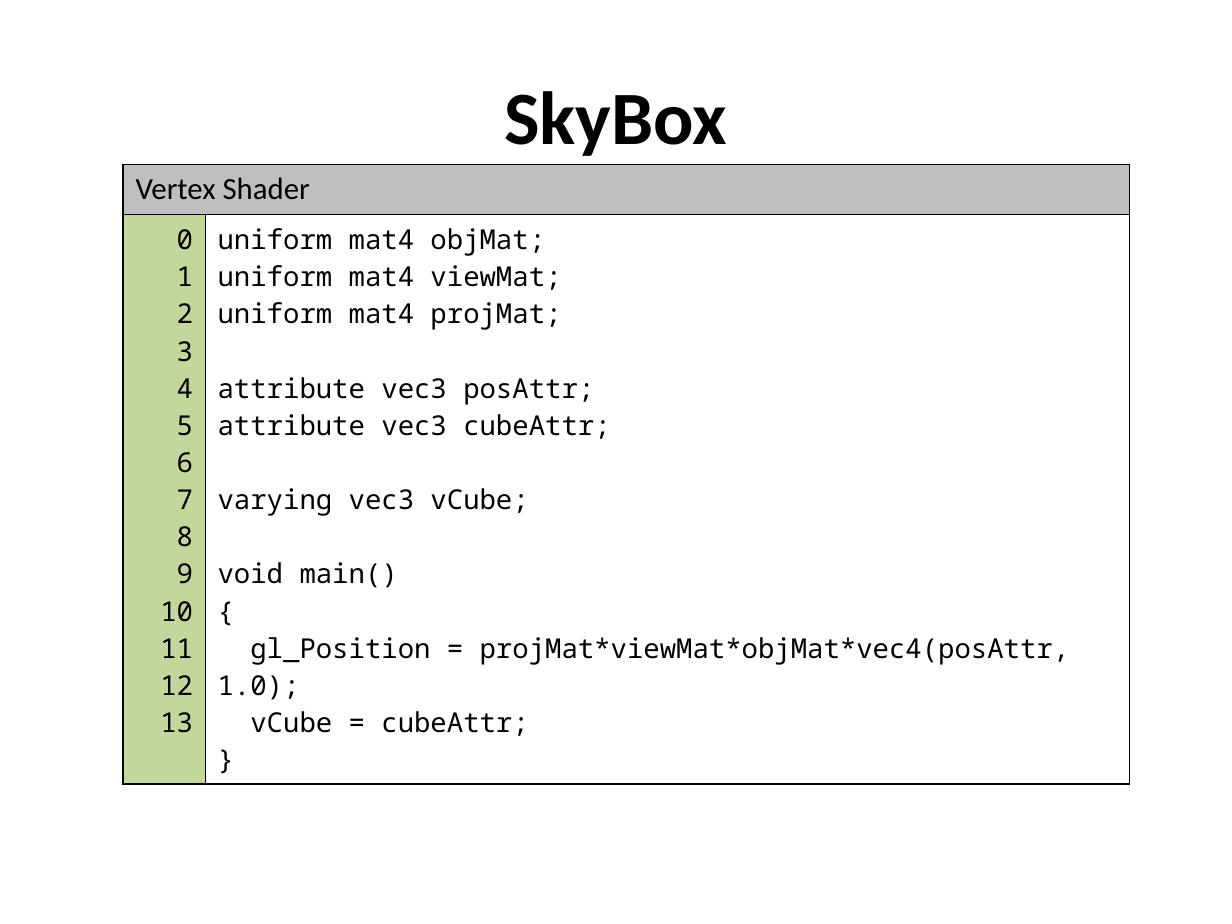
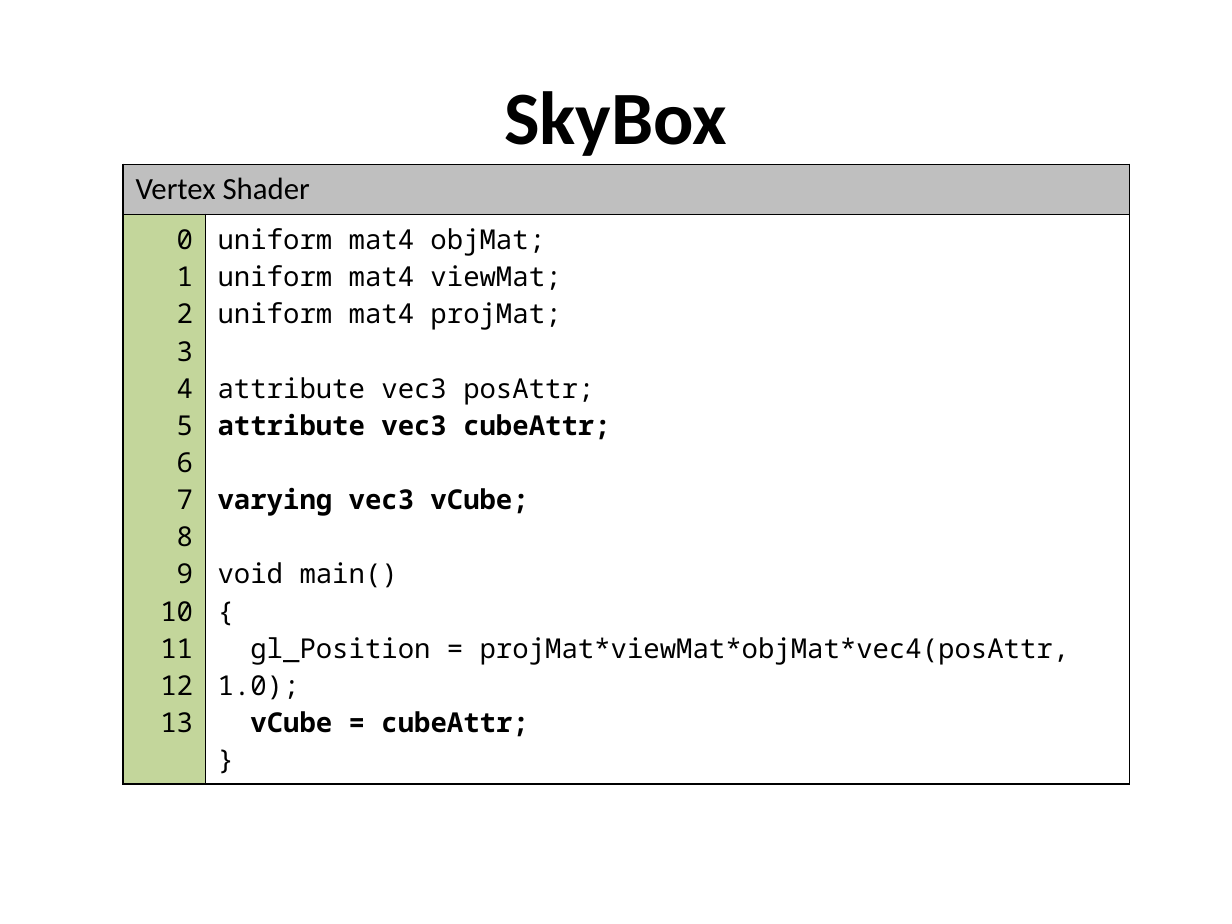
Before and after one commit to grantnelson-wf/webgl-fun, a slide deck: slide 18 of docs/Slides.pptx (slide 13 before the commit). Drawn at 1232x924 pixels with LibreOffice and Linux fonts; fonts in the diff are those of the drawing; background and template pictures are left out. Boxes give left, top, right and bottom in pixels: in the first picture for what was removed or moved away, otherwise in the second. Text is boxed around its words. In the diff, an @@ line names an element or a change of style, - is before the commit and + after.

```diff
--- a/docs/Slides.pptx
+++ b/docs/Slides.pptx
@@ table at <box>123,164,1130,741</box> @@
@@ bold on in "attribute vec3 cubeAttr;", "varying vec3 vCube;", "vCube = cubeAttr;" @@
```
Also in this commit, not shown: 17 other slides changed, 12 slides added, 3 slides removed, 1 other file.
